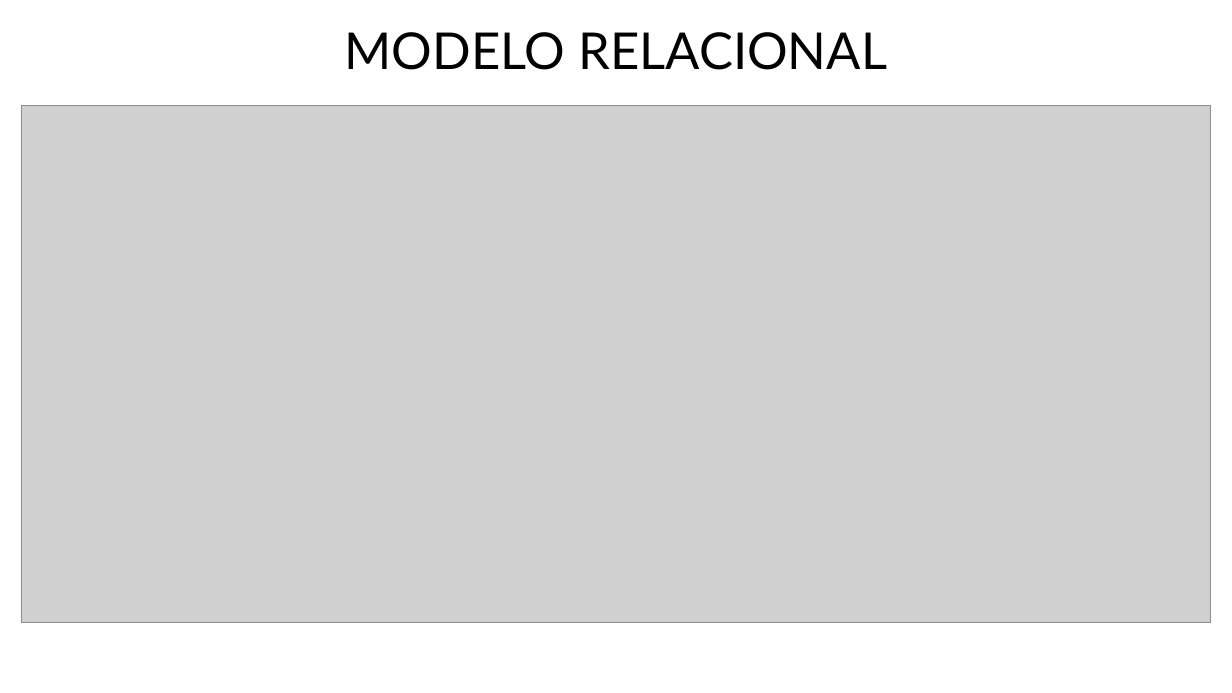
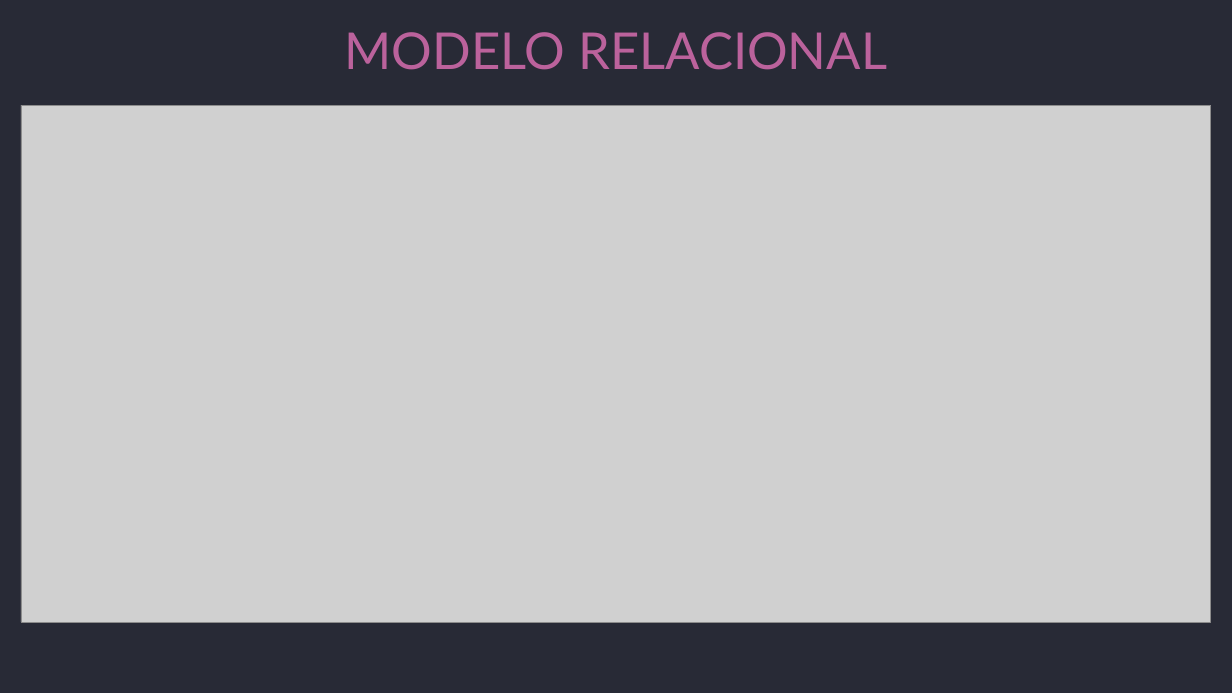
Before and after one commit to rpatricio-souza/Programacao_de_Banco_de_Dados, a slide deck: slide 4 of Projeto/Juliana.pptx. Drawn at 1232x693 pixels with LibreOffice and Linux fonts; fonts in the diff are those of the drawing; grey boxes stand for pictures; background and template pictures are left out. Boxes give left, top, right and bottom in pixels: in the first picture for what was removed or moved away, otherwise in the second. Text is boxed around its words. In the diff, an @@ line names an element or a change of style, - is before the commit and + after.

```diff
--- a/Projeto/Juliana.pptx
+++ b/Projeto/Juliana.pptx
@@ background picture (left out) to #282A36 @@
@@ title "MODELO RELACIONAL" at <box>345,32,887,70</box>: text colour #000000 to #BB629C @@
```
Also in this commit, not shown: 5 other slides changed, 15 slides added, 1 slide removed, 9 other files.
